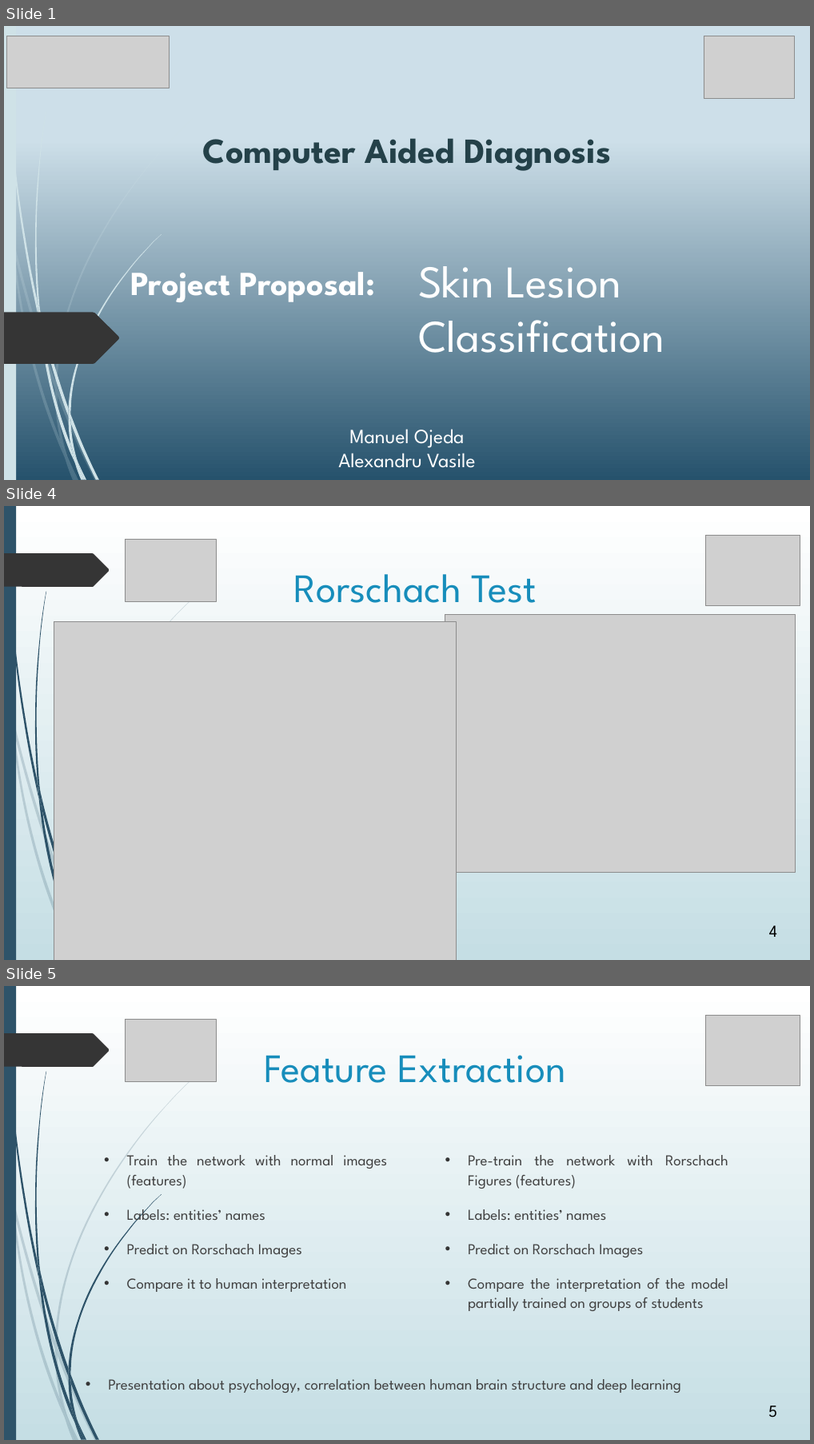
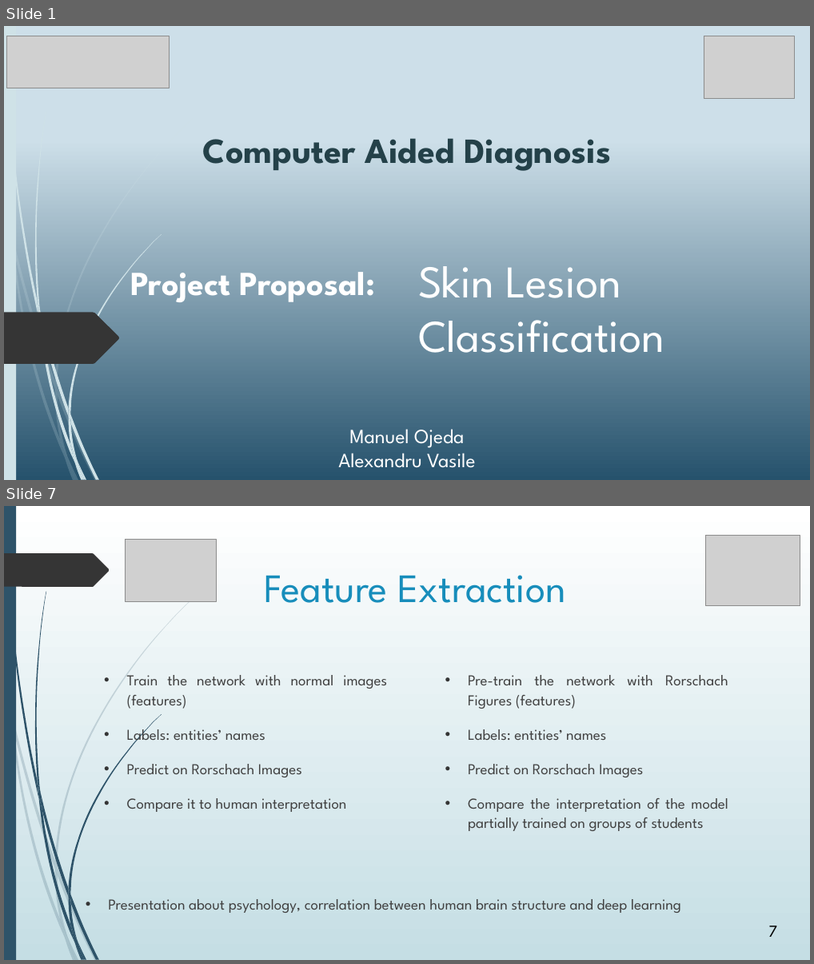
Before and after one commit to avasile96/CAD, a slide deck: Presentation_updated.pptx. Shown one above the other, each under a label of ours: slides 1, 4 and 5 before the commit, slides 1 and 7 after it; the slides between them are not shown. The pictures are 814x1444 and 814x964 pixels, drawn with LibreOffice and Linux fonts; fonts in the diff are those of the drawing; grey boxes stand for pictures. Boxes give left, top, right and bottom in pixels: in the first picture for what was removed or moved away, otherwise in the second. Text is boxed around its words. In the diff, an @@ line names an element or a change of style, - is before the commit and + after.

```diff
--- a/Presentation_updated.pptx
+++ b/Presentation_updated.pptx
@@ slide 4 removed at box(4, 506, 810, 960), background gradient #FFFFFF to #C5DEE5; not listed: 11 template elements that a slide beside it also shows @@
@@ picture removed at box(125, 540, 216, 601) @@
@@ picture removed at box(706, 535, 800, 606) @@
@@ title removed at box(294, 574, 537, 603) @@
-Rorschach Test
@@ picture removed at box(54, 621, 456, 960) @@
@@ picture removed at box(445, 614, 796, 872) @@
@@ page number removed at box(770, 925, 778, 936) @@
-4
@@ what was slide 5 is now slide 7 @@
@@ page number at box(769, 925, 778, 936): text changed @@
-5
+7
```
Also in this commit, not shown: 2 slides changed, 7 slides added, 2 other slides removed.
